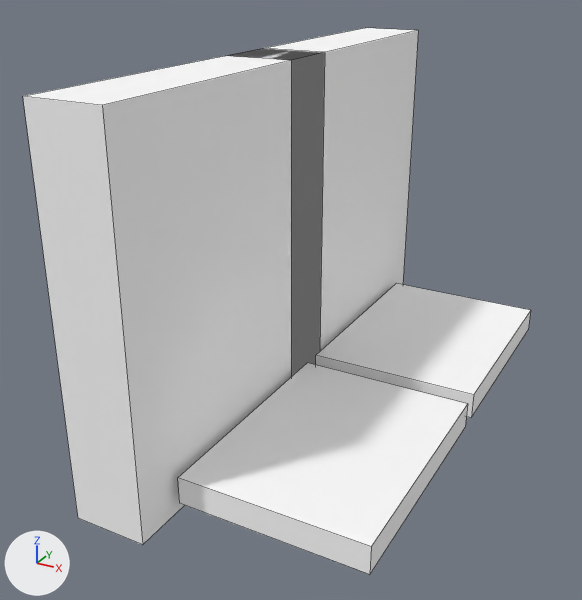
A saved change to the OBJ model src/main/resources/assets/yuanxian/models/equipment/forging/bench_boots_3.obj.
One viewpoint serves both versions: a 50 mm camera at (0.713, -0.984, 0.316) aimed at (0.466, -0.535, 0.092). Lighting does not change. The marker at lower left points along +X, +Y and +Z. The first picture is the older version. Mesh edges are drawn as thin lines. Where no turn or scale is listed for an object, it has been applied to the vertices. Vertices at exactly the same position are counted once.

Objects in the first picture: 'bench_boots_3'.
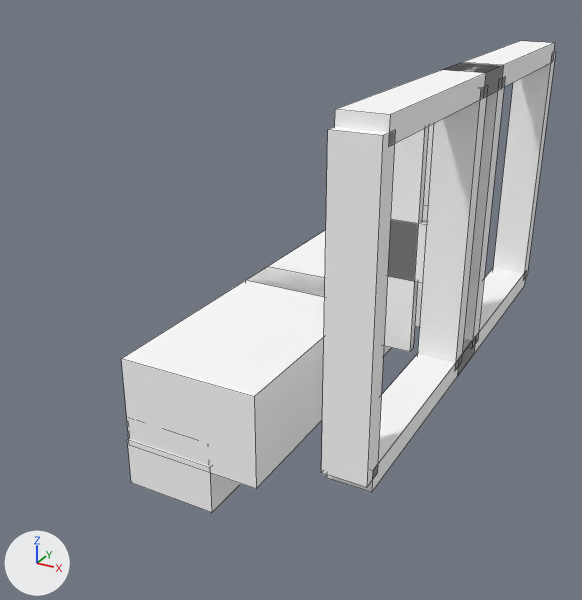
Diff of the bpy script that builds the scene:
```diff
--- a/src/main/resources/assets/yuanxian/models/equipment/forging/bench_boots_3.obj.py
+++ b/src/main/resources/assets/yuanxian/models/equipment/forging/bench_boots_3.obj.py
@@ me_bench_boots_3 @@
 # used by ob_bench_boots_3; location = (0.0, 0.0, 0.0)
-me_bench_boots_3.from_pydata(...)  # 32 vertices, 24 faces; spans x 0.411..0.589, y -0.701..-0.299, z 0.0..0.25
+me_bench_boots_3.from_pydata(...)  # 144 vertices, 108 faces; spans x 0.417..0.583, y -0.667..-0.333, z 0.0..0.25
+# me_bench_boots_3 part 1: a new loose piece, a box spanning x 0.418..0.511, y -0.657..-0.484, z 0.028..0.09, in mat_m0 (its picture is missing)
+# me_bench_boots_3 part 2: a new loose piece, a box spanning x 0.417..0.479, y -0.658..-0.483, z 0.0..0.033, in mat_m0 (its picture is missing)
+# me_bench_boots_3 part 3: a new loose piece, a box spanning x 0.557..0.583, y -0.488..-0.475, z 0.062..0.242, in mat_m0 (its picture is missing)
+# me_bench_boots_3 part 4: a new loose piece, a box spanning x 0.557..0.583, y -0.667..-0.653, z 0.062..0.242, in mat_m0 (its picture is missing)
+# me_bench_boots_3 part 5: a new loose piece, a box spanning x 0.557..0.583, y -0.66..-0.482, z 0.236..0.25, in mat_m0 (its picture is missing)
+# me_bench_boots_3 part 6: a new loose piece, a box spanning x 0.557..0.583, y -0.66..-0.482, z 0.054..0.068, in mat_m0 (its picture is missing)
+# me_bench_boots_3 part 7: a new loose piece, a box spanning x 0.5301..0.5506, y -0.4838..-0.4771, z 0.0665..0.2375, in mat_m0 (its picture is missing)
+# me_bench_boots_3 part 8: a new loose piece, a box spanning x 0.5199..0.5608, y -0.4838..-0.4771, z 0.1177..0.1567, in mat_m0 (its picture is missing)
+# me_bench_boots_3 part 9: a new loose piece, a box spanning x 0.418..0.511, y -0.516..-0.343, z 0.028..0.09, in mat_m0 (its picture is missing)
+# me_bench_boots_3 part 10: a new loose piece, a box spanning x 0.557..0.583, y -0.347..-0.333, z 0.062..0.242, in mat_m0 (its picture is missing)
+# me_bench_boots_3 part 11: a new loose piece, a box spanning x 0.557..0.583, y -0.525..-0.512, z 0.062..0.242, in mat_m0 (its picture is missing)
+# me_bench_boots_3 part 12: a new loose piece, a box spanning x 0.557..0.583, y -0.518..-0.34, z 0.236..0.25, in mat_m0 (its picture is missing)
+# me_bench_boots_3 part 13: a new loose piece, a box spanning x 0.557..0.583, y -0.518..-0.34, z 0.054..0.068, in mat_m0 (its picture is missing)
+# me_bench_boots_3 part 14: a new loose piece, a box spanning x 0.5301..0.5506, y -0.5229..-0.5162, z 0.0665..0.2375, in mat_m0 (its picture is missing)
+# me_bench_boots_3 part 15: a new loose piece, a box spanning x 0.5199..0.5608, y -0.5229..-0.5162, z 0.1177..0.1567, in mat_m0 (its picture is missing)
+# me_bench_boots_3 part 16: the loose piece of 8 vertices spanning x 0.465..0.589, y -0.671..-0.507, z 0.01..0.029 is deleted
+# me_bench_boots_3 part 17: the loose piece of 8 vertices spanning x 0.411..0.46, y -0.701..-0.477, z 0.0..0.25 is deleted
+# me_bench_boots_3 part 18: the loose piece of 8 vertices spanning x 0.465..0.589, y -0.493..-0.329, z 0.01..0.029 is deleted
+# me_bench_boots_3 part 19: the loose piece of 8 vertices spanning x 0.411..0.46, y -0.523..-0.299, z 0.0..0.25 is deleted
+# other edits to the shape of me_bench_boots_3 do not show in these pictures
 me_bench_boots_3.materials.append(mat_m0)
```

What differs and where, as boxes (x1, y1, x2, y2) in the pictures (582 x 600 px):
'bench_boots_3', reshaped (14% narrower, 14% shorter)
    before: (23, 28, 531, 574)
    after: (121, 41, 556, 512)
part 1 of me_bench_boots_3, added
    after: (121, 267, 325, 489)
part 2 of me_bench_boots_3, added
    after: (127, 439, 240, 512)
part 3 of me_bench_boots_3, added
    after: (464, 77, 505, 347)
part 4 of me_bench_boots_3, added
    after: (321, 127, 395, 487)
part 5 of me_bench_boots_3, added
    after: (335, 65, 503, 143)
part 6 of me_bench_boots_3, added
    after: (327, 338, 476, 492)
part 7 of me_bench_boots_3, added
    after: (415, 124, 434, 327)
part 8 of me_bench_boots_3, added (mostly hidden)
    after: (422, 205, 428, 221)
part 9 of me_bench_boots_3, added
    after: (249, 230, 391, 355)
part 10 of me_bench_boots_3, added
    after: (493, 52, 556, 279)
part 11 of me_bench_boots_3, added
    after: (418, 86, 488, 370)
part 12 of me_bench_boots_3, added
    after: (443, 41, 555, 97)
part 13 of me_bench_boots_3, added
    after: (458, 268, 526, 372)
part 14 of me_bench_boots_3, added
    after: (384, 127, 428, 352)
part 15 of me_bench_boots_3, added
    after: (388, 220, 427, 283)
part 16 of me_bench_boots_3, deleted
    before: (178, 363, 467, 574)
part 17 of me_bench_boots_3, deleted
    before: (23, 49, 325, 545)
part 18 of me_bench_boots_3, deleted
    before: (316, 283, 531, 418)
part 19 of me_bench_boots_3, deleted
    before: (228, 28, 418, 377)
